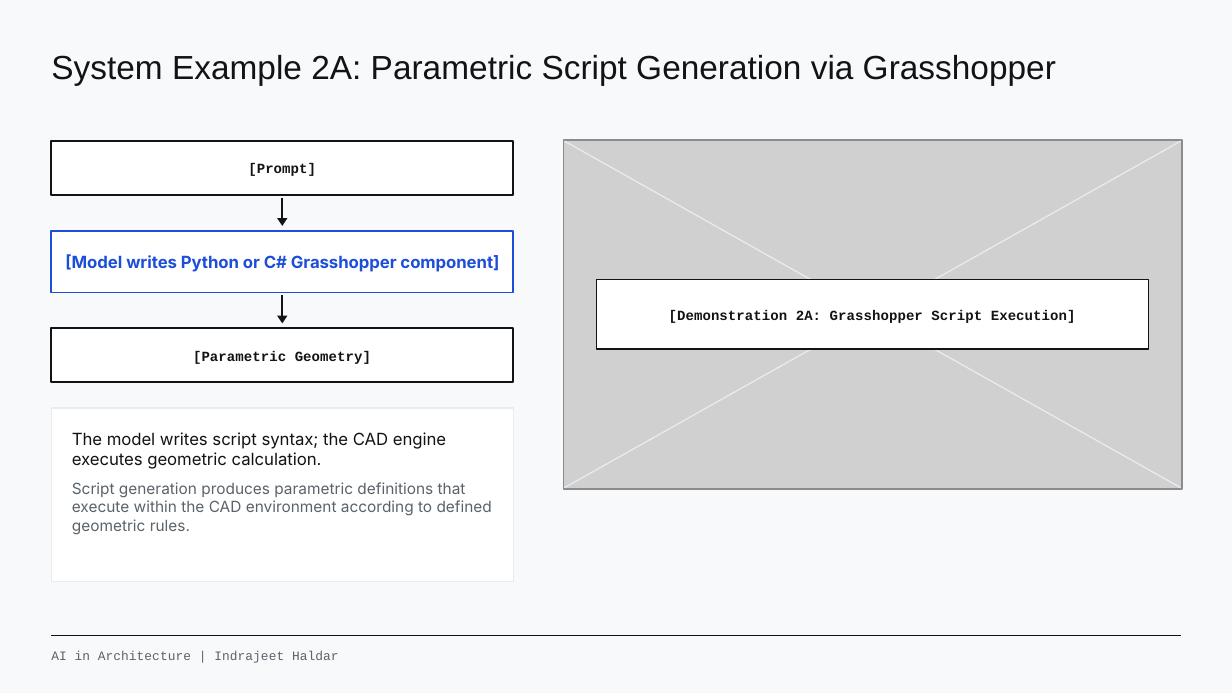
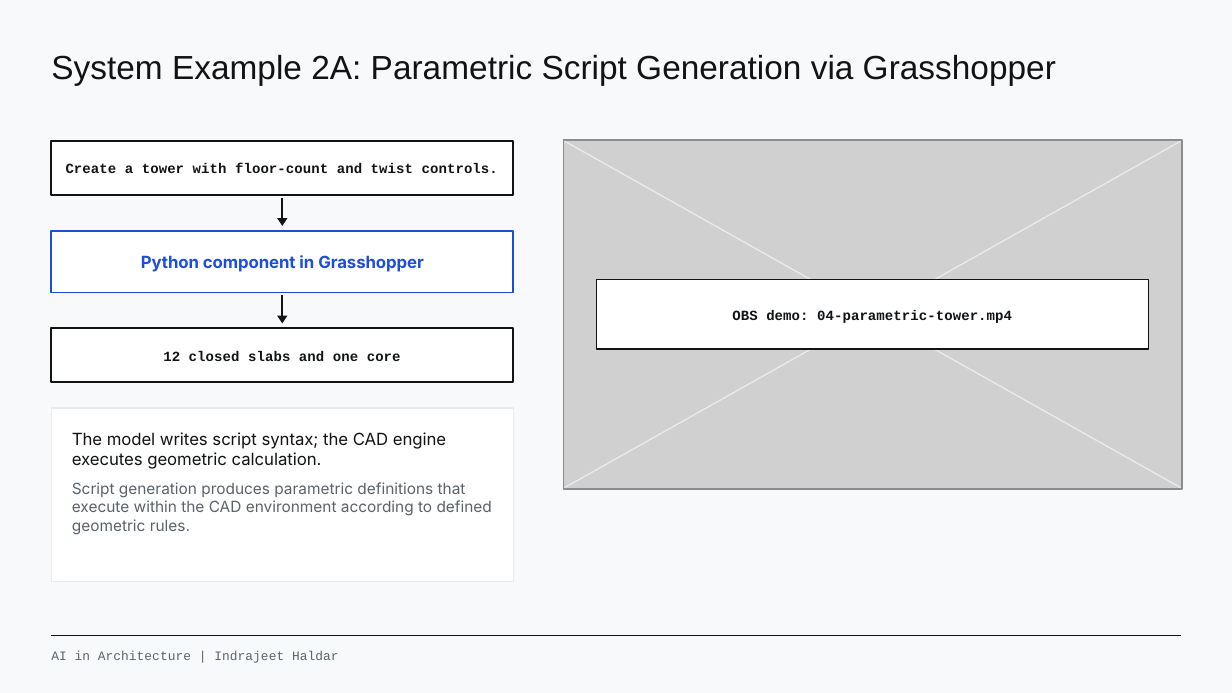
Before and after one commit to range-et/AI_arch_resources, a slide deck: slide 18 of AI in Architecture - Presentation.pptx. Drawn at 1232x693 pixels with LibreOffice and Linux fonts; fonts in the diff are those of the drawing; grey boxes stand for pictures; background and template pictures are left out. Boxes give left, top, right and bottom in pixels: in the first picture for what was removed or moved away, otherwise in the second. Text is boxed around its words. In the diff, an @@ line names an element or a change of style, - is before the commit and + after.

```diff
--- a/AI in Architecture - Presentation.pptx
+++ b/AI in Architecture - Presentation.pptx
@@ text at box(66, 163, 498, 173): text changed @@
-[Prompt]
+Create a tower with floor-count and twist controls.
@@ text at box(141, 255, 424, 272): text changed @@
-[Model writes Python or C# Grasshopper component]
+Python component in Grasshopper
@@ text at box(732, 310, 1012, 323): text changed @@
-[Demonstration 2A: Grasshopper Script Execution]
+OBS demo: 04-parametric-tower.mp4
@@ text at box(163, 351, 401, 361): text changed @@
-[Parametric Geometry]
+12 closed slabs and one core
```
Also in this commit, not shown: 5 other slides changed, 48 other files.
